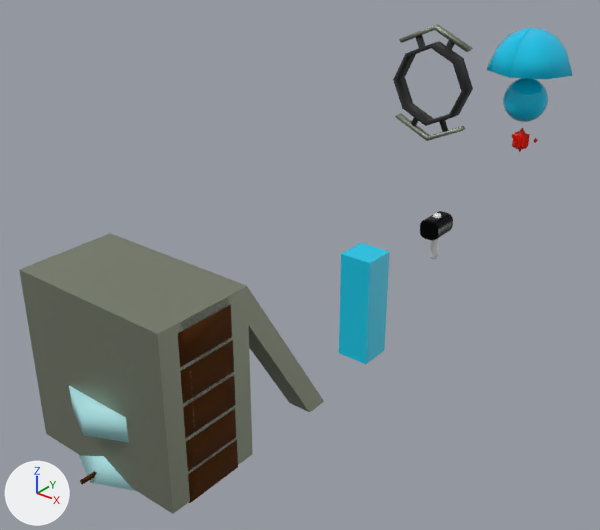
Before and after pictures for a commit that changed the FBX model DoubleTheFortress/Assets/Models 3D/Almeja Models/Core/Base.fbx.
Camera for both pictures: a 50 mm camera at (7.25, -5.78, 7.06) aimed at (-1.16, 4.73, 0.55). Every picture has the same lights, and +X, +Y and +Z are marked at lower left. Where no turn or scale is listed for an object, it has been applied to the vertices. Vertices at the same position are counted once.

Objects in the first picture: 'Base', 'Core', 'Cristal', 'Cube', 'Handler', 'Maso', 'Muro Agujereado', 'Muro Grueso', 'Muro basico', 'Palo Maso', 'Player Reference', 'Principal Power  Gem', 'Wood Wall.007'.
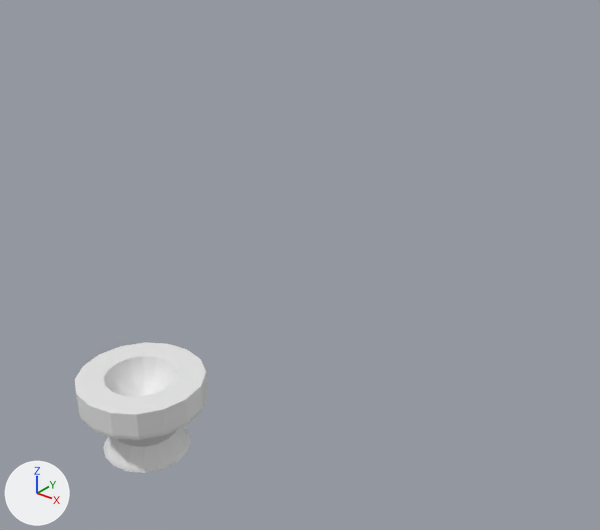
Where the change shows, as pixel boxes [x1, y1, x2, y2] in the pictures (600 x 530 px):
'Muro Grueso', deleted: before [19, 233, 324, 514]
'Base', reshaped: before [69, 386, 136, 491]; after [74, 342, 207, 473]
'Wood Wall.007', deleted: before [178, 304, 238, 503]
'Player Reference', deleted (cyan): before [339, 243, 390, 364]
'Cristal', deleted (cyan): before [487, 27, 573, 79]
'Handler', deleted: before [393, 24, 473, 141]
'Core', deleted (cyan): before [503, 78, 548, 122]
'Maso', deleted: before [420, 211, 453, 241]
'Principal Power  Gem', deleted: before [512, 128, 530, 152]
'Muro Agujereado', deleted: before [180, 298, 232, 466]
'Palo Maso', deleted: before [430, 213, 441, 259]
'Muro basico', deleted: before [189, 407, 234, 472]
'Cube', deleted: before [80, 471, 96, 485]
part 1 of me_cube_005, built on: before [69, 386, 136, 491]; after [74, 342, 207, 473]

The change, as a list of edits to the scene's bpy script:
```text
Change me_cube_005:
    used by ob_base; location = (0.0, 0.0, 0.0)
    remove me_cube_005.from_pydata(...)  # 173 vertices, 168 faces; spans x -0.94..0.95, y -0.97..0.92, z 0.0..1.11
    remove me_cube_005.materials.append(mat_material_005)  # cyan #ace4e7
    add me_cube_005.from_pydata(...)  # 802 vertices, 800 faces; spans x -0.83..0.83, y -0.83..0.83, z 0.0..1.1
    me_cube_005 part 1: 173 vertices removed from x -0.94..0.95, y -0.97..0.92, z 0.0..1.11; 802 vertices added at x -0.83..0.83, y -0.83..0.83, z 0.0..1.1
    me_cube_005 part 2: the surface is now shaded flat
Remove ob_muro_basico:
    ob_muro_basico = bpy.data.objects.new('Muro basico', me_cube_014)
    ob_muro_basico.location = (0.0, 0.0, 0.0)
Remove ob_wood_wall_007:
    ob_wood_wall_007 = bpy.data.objects.new('Wood Wall.007', me_cube_027)
    ob_wood_wall_007.location = (0.0, 0.0, 0.0)
Remove ob_player_reference:
    ob_player_reference = bpy.data.objects.new('Player Reference', me_cube)
    ob_player_reference.location = (0.0, 5.09, 0.0)
Remove ob_handler:
    ob_handler = bpy.data.objects.new('Handler', me_cube_009)
    ob_handler.location = (0.0, 11.05, 0.0)
Remove ob_cube:
    ob_cube = bpy.data.objects.new('Cube', me_cube_006)
    ob_cube.location = (0.0, 0.0, 0.0)
Remove ob_principal_power__gem:
    ob_principal_power__gem = bpy.data.objects.new('Principal Power  Gem', me_cube_001)
    ob_principal_power__gem.location = (0.0, 11.05, 0.0)
Remove ob_palo_maso:
    ob_palo_maso = bpy.data.objects.new('Palo Maso', me_cube_013)
    ob_palo_maso.location = (0.0, 7.53, 0.0)
Remove ob_cristal:
    ob_cristal = bpy.data.objects.new('Cristal', me_cube_008)
    ob_cristal.location = (0.0, 11.05, 0.0)
Remove ob_core:
    ob_core = bpy.data.objects.new('Core', me_sphere)
    ob_core.location = (0.0, 11.05, 0.0)
Remove ob_muro_agujereado:
    ob_muro_agujereado = bpy.data.objects.new('Muro Agujereado', me_cube_016)
    ob_muro_agujereado.location = (0.0, 0.0, 0.0)
Remove ob_muro_grueso:
    ob_muro_grueso = bpy.data.objects.new('Muro Grueso', me_cube_017)
    ob_muro_grueso.location = (0.0, 0.0, 0.0)
Remove ob_maso:
    ob_maso = bpy.data.objects.new('Maso', me_cube_012)
    ob_maso.location = (0.0, 7.53, 0.0)
```
